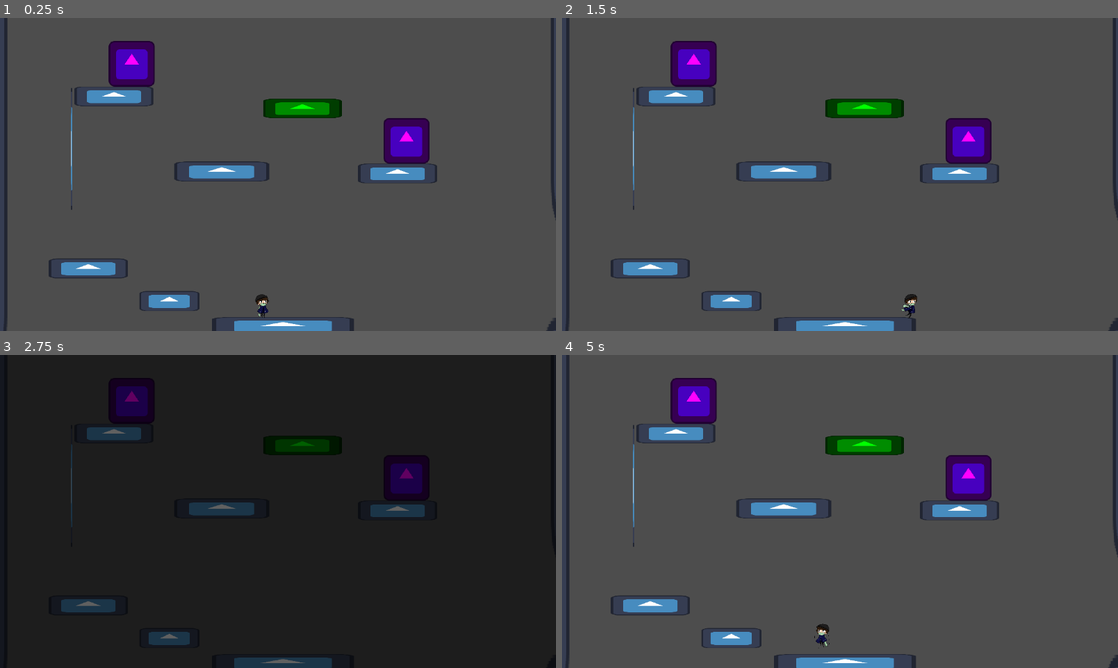
Above: before the commit, frames 1-4 (two rows, left to right).
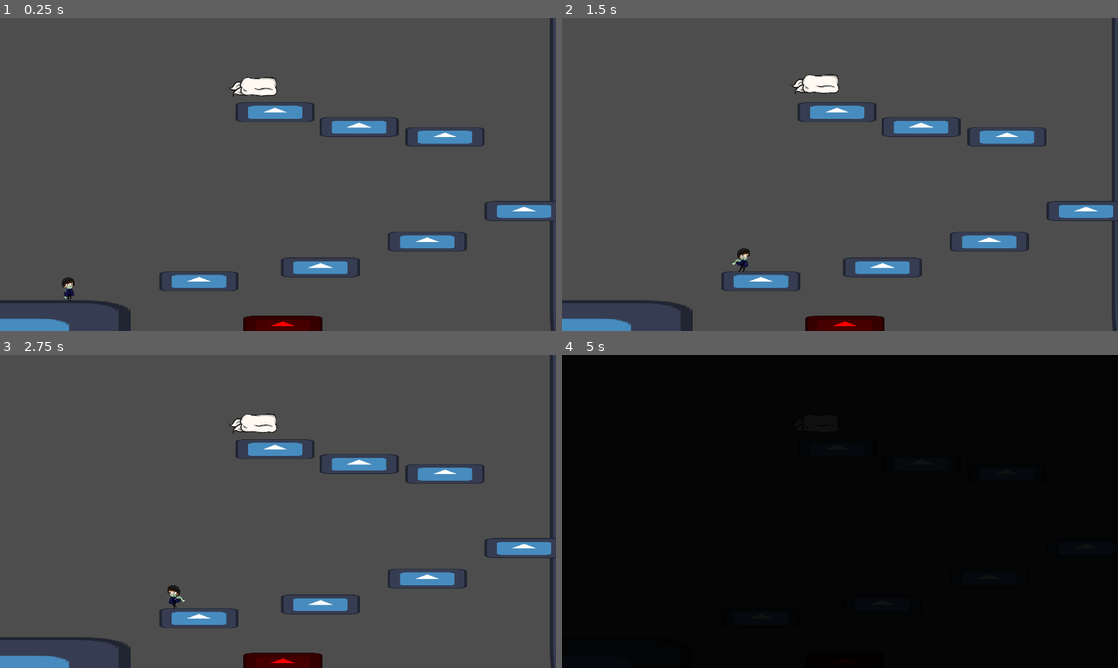
Above: after the commit, the same moments.

Repository: nandedeska/ggj-2026
Game: Godot game, scene res://scenes/LEVEL_ONE.tscn
Two runs of this game, one before a commit and one after it. Both use one fixed random seed, a clock stepped at 60 frames per second and the inputs below. Before the commit the project starts from res://scenes/LEVEL_TWO.tscn. The engine's default icon, where the game draws it, is replaced by a stand-in: a white triangle on a blue panel in a dark square.
Inputs:
- Up to frame 1 (0.25 s): no input
- Up to frame 2 (1.5 s): tap Enter (skip) at 0.5 s; hold F (mask) 0.53-1.28 s; hold D (move_right) from 0.53 s (still down); tap W (jump) at 0.77 s; tap F (mask) at 1.35 s
- Up to frame 3 (2.75 s): tap W (jump) at 1.52 s; release D (move_right) at 2.03 s; hold A (move_left) from 2.03 s (still down); hold F (mask) from 2.03 s (still down)
- Up to frame 4 (5 s): release A (move_left) at 2.78 s; release F (mask) at 2.78 s; hold D (move_right) 2.78-4.28 s; tap F (mask) at 2.85, 4.35 s; tap W (jump) at 3.02, 3.77, 4.52 s; hold F (mask) 3.53-4.28 s; hold A (move_left) from 4.28 s (still down)

The runs differ from the first frame. In frame 1, 12% of the frame differs, in the area x 0-100%, y 0-100%; in frame 2, 12%; in frame 3, 99%; in frame 4, 100%.

Commit message:
code changes

Diff:
--- a/project.godot
+++ b/project.godot
@@ -15,7 +15,7 @@
 [application]
 
 config/name="ggj2026"
-run/main_scene="uid://ddx7e3pqpqbpo"
+run/main_scene="uid://t6mkmfts5mkc"
 config/features=PackedStringArray("4.5", "Mobile")
 config/icon="res://graphics/icon.svg"
 
--- a/scenes/LEVEL_TWO.tscn
+++ b/scenes/LEVEL_TWO.tscn
@@ -105,7 +105,6 @@
 
 [node name="Ghost" parent="." instance=ExtResource("10_psf2f")]
 position = Vector2(-279, 258)
-speed = 75
 
 [node name="StaticBody2D6" parent="." instance=ExtResource("4_orvuk")]
-position = Vector2(-192, 95)
+position = Vector2(-198, 100)
--- a/scenes/ghostBlock.tscn
+++ b/scenes/ghostBlock.tscn
@@ -3,13 +3,12 @@
 [ext_resource type="Texture2D" uid="uid://4q335xxs2p" path="res://graphics/icon.svg" id="2_udy4n"]
 
 [sub_resource type="RectangleShape2D" id="RectangleShape2D_udy4n"]
-size = Vector2(79, 20)
+size = Vector2(71.5, 20)
 
 [node name="StaticBody2D2" type="StaticBody2D"]
 
 [node name="Sprite2D" type="Sprite2D" parent="."]
-position = Vector2(0, -1.9073486e-06)
-scale = Vector2(0.625, 0.15625001)
+scale = Vector2(0.5625, 0.15625001)
 texture = ExtResource("2_udy4n")
 
 [node name="CollisionShape2D" type="CollisionShape2D" parent="."]
--- a/scenes/player.tscn
+++ b/scenes/player.tscn
@@ -233,4 +233,3 @@
 scale = Vector2(0.5999993, 1)
 stream = ExtResource("22_a38lo")
 volume_db = -17.25
-autoplay = true
--- a/scripts/player.gd
+++ b/scripts/player.gd
@@ -8,14 +8,14 @@
 const FRICTION = 20
 
 var floor_contact_cayote: float = 0.0
-const FLOOR_CONTACT_CAYOTE_TIME: float = 0.1
+const FLOOR_CONTACT_CAYOTE_TIME: float = 0.025
 
 const GRAVITY_NORMAL:= 14
 const GRAVITY_WALL: float = 12
 const WALL_JUMP_PUSH_FORCE: float = 275.0
 
 var wall_contact_cayote: float = 0.0
-const WALL_CONTACT_CAYOTE_TIME: float = 0.1
+const WALL_CONTACT_CAYOTE_TIME: float = 0.025
 
 var wall_jump_lock: float = 0.0
 const WALL_JUMP_LOCK_TIME: float = 0.3
